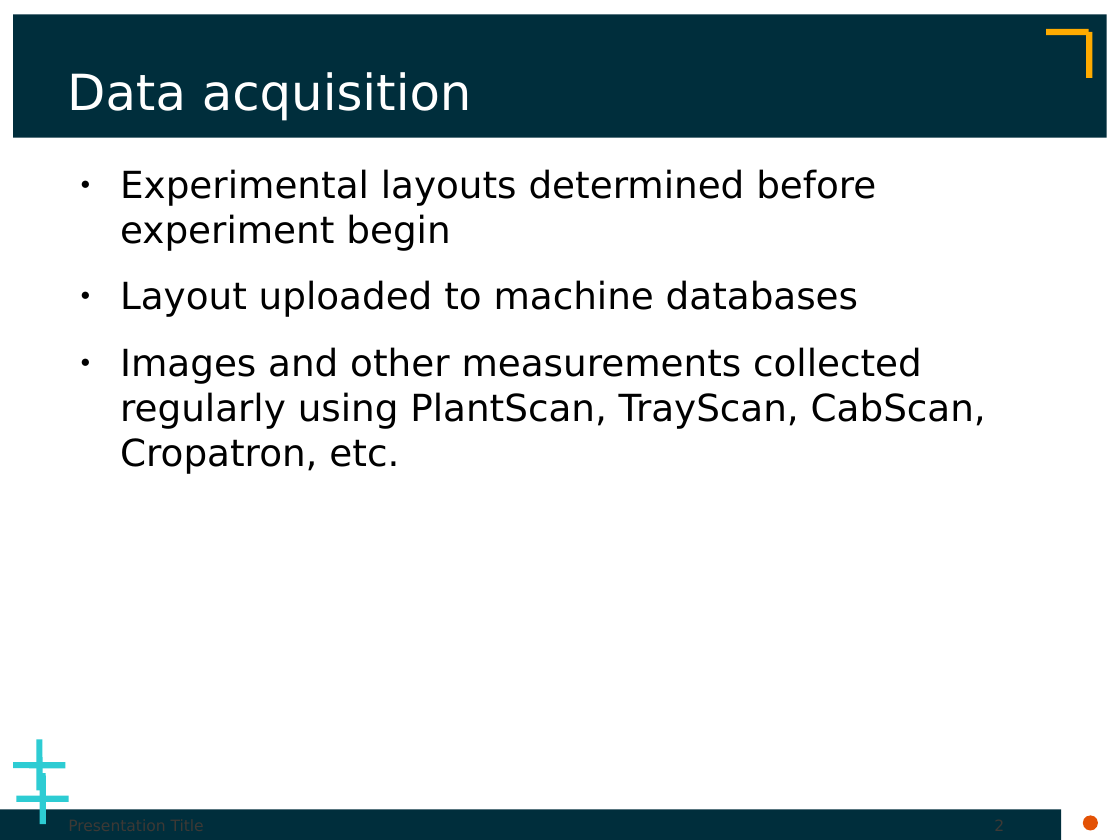
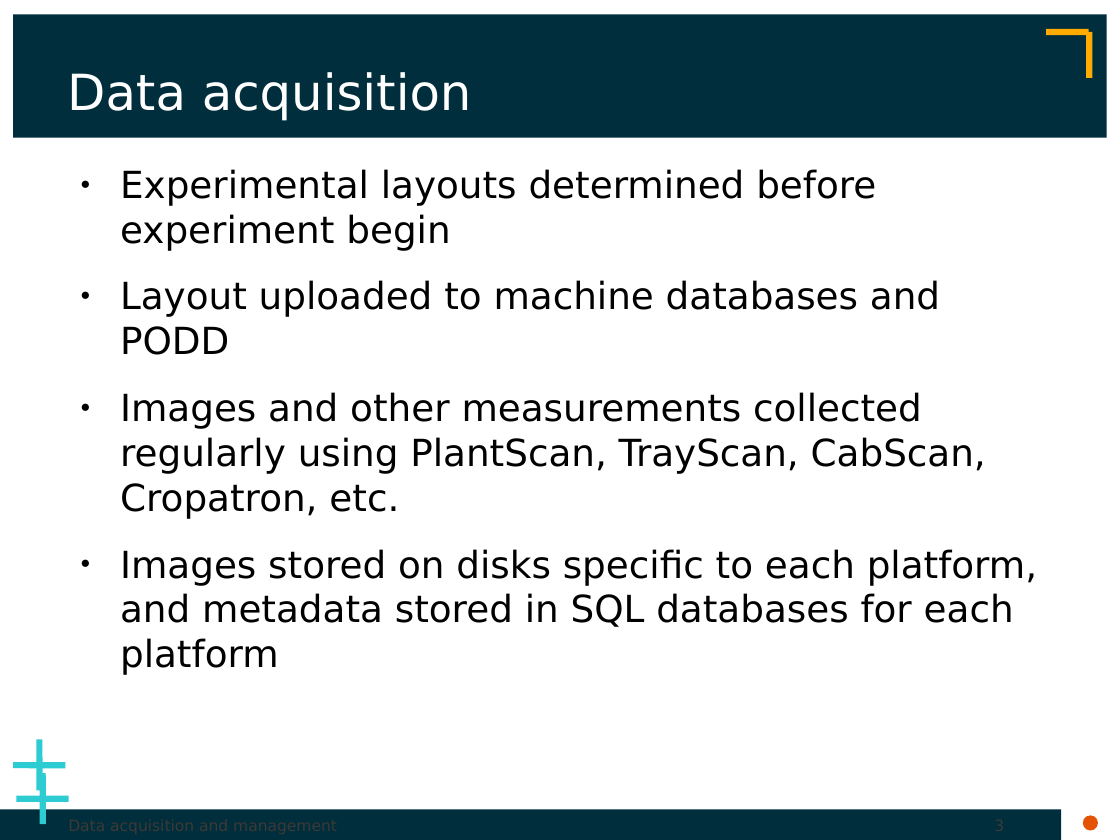
Before and after one commit to podd/podd-publications, a slide deck: slide 3 of csiro20150617/CSIRO-20150617.odp (slide 2 before the commit). Drawn at 1120x840 pixels with LibreOffice and Linux fonts; fonts in the diff are those of the drawing. Boxes give left, top, right and bottom in pixels: in the first picture for what was removed or moved away, otherwise in the second. Text is boxed around its words. In the diff, an @@ line names an element or a change of style, - is before the commit and + after.

```diff
--- a/csiro20150617/CSIRO-20150617.odp
+++ b/csiro20150617/CSIRO-20150617.odp
@@ text at [120, 280, 940, 355]: text changed @@
-● Layout uploaded to machine databases
+● Layout uploaded to machine databases and PODD
@@ text at [120, 549, 1037, 675]: paragraph added @@
+● Images stored on disks specific to each platform, and metadata stored in SQL databases for each platform
```
Also in this commit, not shown: 3 other slides changed, 1 slide added, 2 other files.
